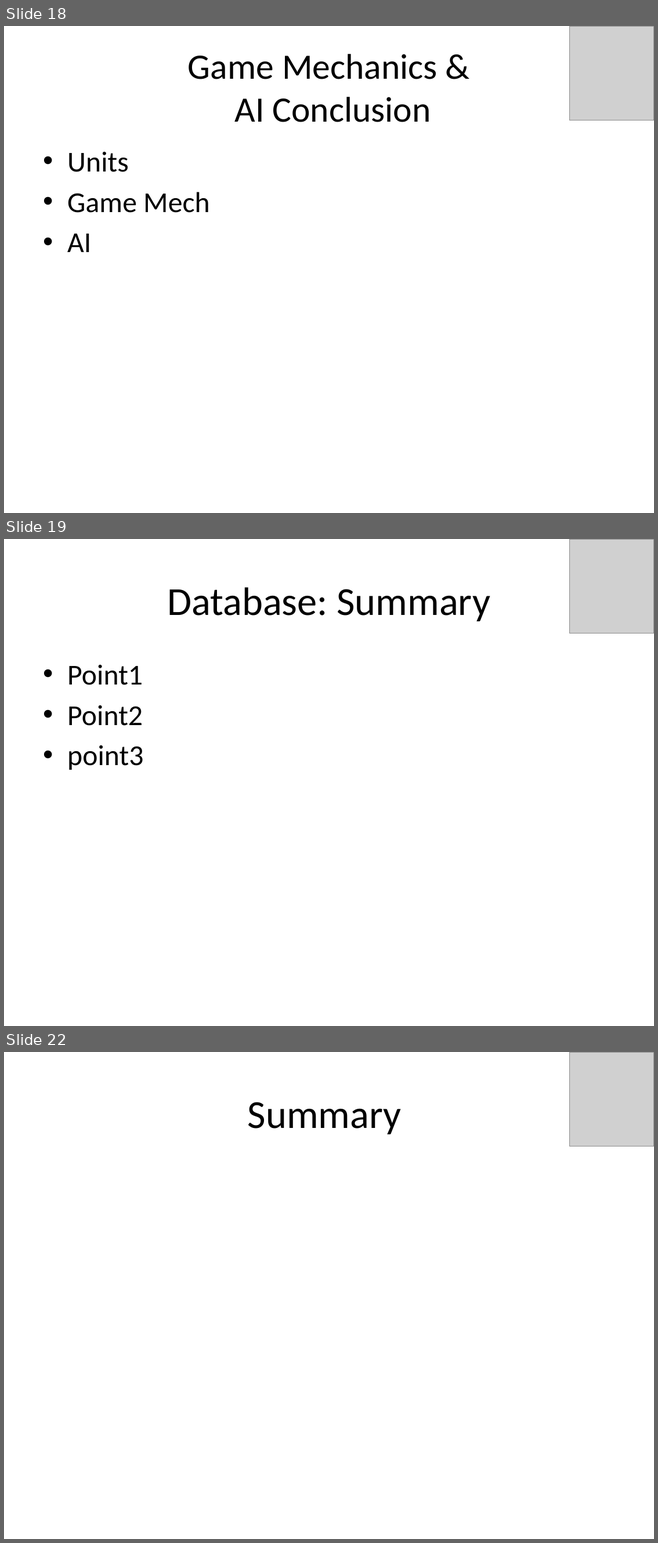
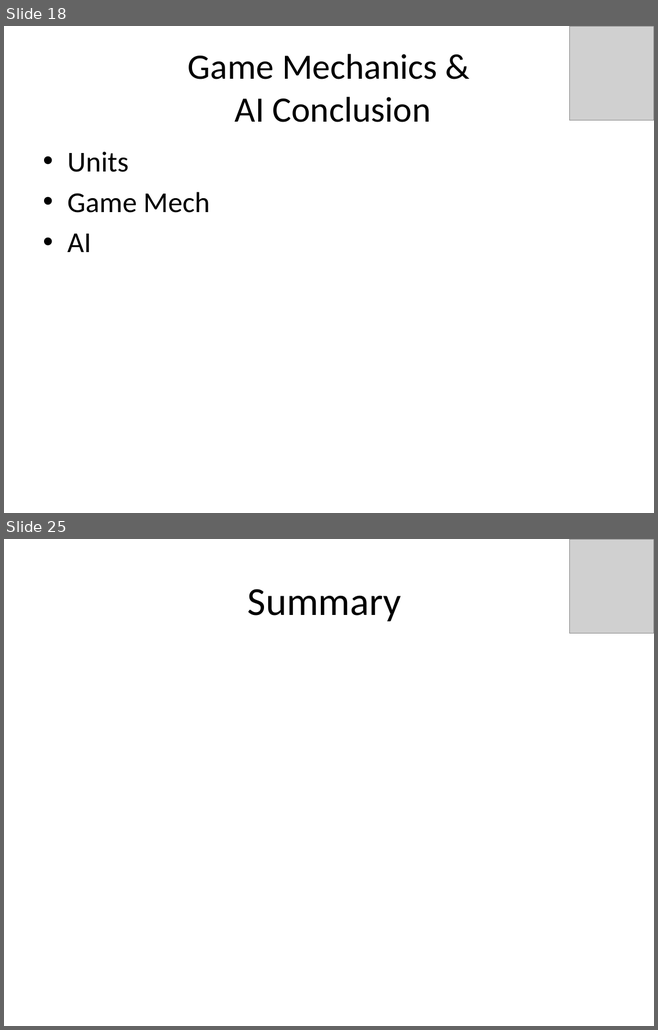
Before and after one commit to idxExtropy/duel-reality, a slide deck: Docs/DUEL REALITY .pptx. Shown one above the other, each under a label of ours: slides 18, 19 and 22 before the commit, slides 18 and 25 after it; the slides between them are not shown. The pictures are 658x1543 and 658x1030 pixels, drawn with LibreOffice and Linux fonts; fonts in the diff are those of the drawing; grey boxes stand for pictures. Boxes give left, top, right and bottom in pixels: in the first picture for what was removed or moved away, otherwise in the second. Text is boxed around its words. In the diff, an @@ line names an element or a change of style, - is before the commit and + after.

Commit message:
with database updating

```diff
--- a/Docs/DUEL REALITY .pptx
+++ b/Docs/DUEL REALITY .pptx
@@ slide 19 removed at (4, 539, 654, 1026), background #FFFFFF @@
@@ picture removed at (569, 539, 654, 633) @@
@@ title removed at (167, 587, 490, 621) @@
-Database: Summary
@@ text removed at (67, 664, 143, 770) @@
-• Point1
-• Point2
-• point3
@@ what was slide 22 is now slide 25 @@
```
Also in this commit, not shown: 6 slides added, 2 other slides removed.
